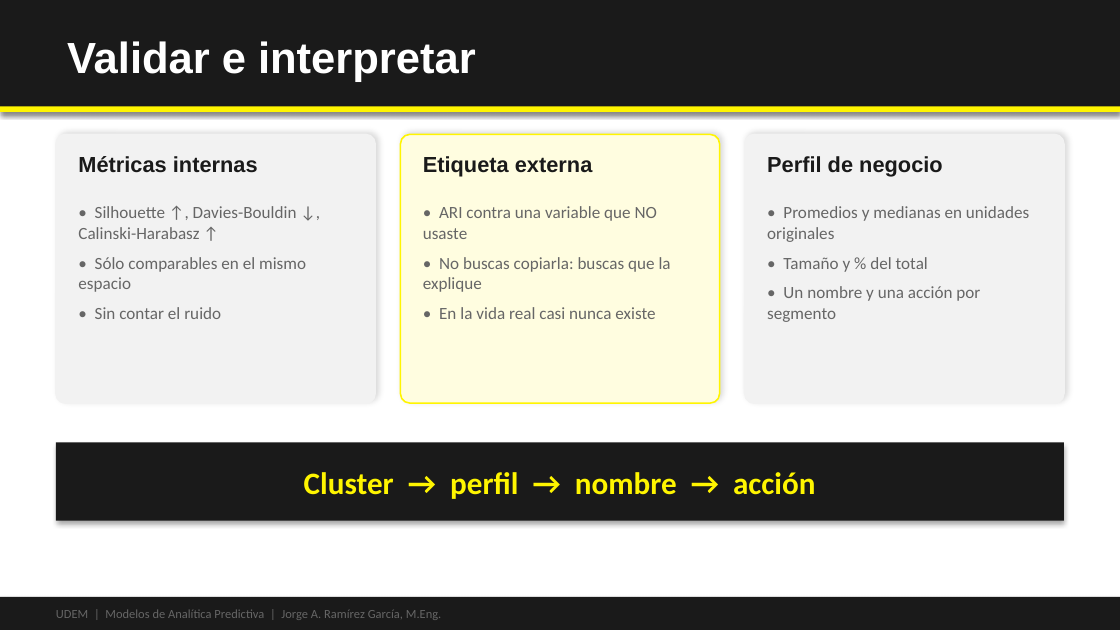
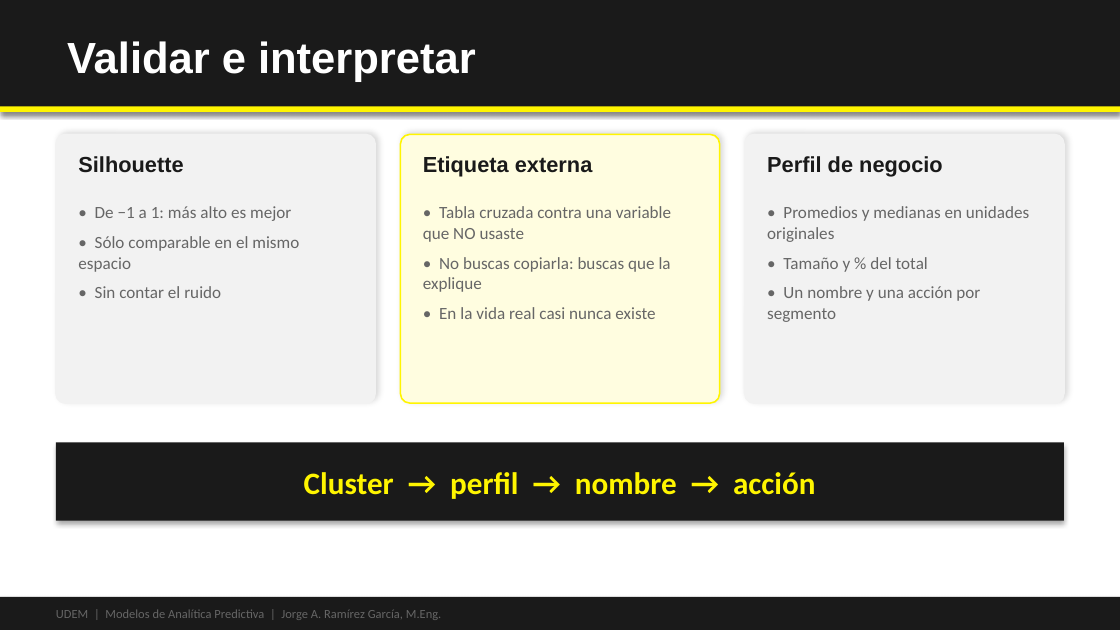
Before and after one commit to Emilio-Guevara/aprendizaje-no-supervisado-EmilioGuevara, a slide deck: slide 6 of 04-caso-integrador/slides/Caso Integrador - De los datos a la decisión - UDEM.pptx. Drawn at 1120x630 pixels with LibreOffice and Linux fonts; fonts in the diff are those of the drawing. Boxes give left, top, right and bottom in pixels: in the first picture for what was removed or moved away, otherwise in the second. Text is boxed around its words. In the diff, an @@ line names an element or a change of style, - is before the commit and + after.

```diff
--- a/04-caso-integrador/slides/Caso Integrador - De los datos a la decisión - UDEM.pptx
+++ b/04-caso-integrador/slides/Caso Integrador - De los datos a la decisión - UDEM.pptx
@@ text at (78, 156, 183, 173): text changed @@
-Métricas internas
+Silhouette
@@ text at (78, 206, 299, 272): text changed @@
-• Silhouette ↑, Davies-Bouldin ↓, Calinski-Harabasz ↑
-• Sólo comparables en el mismo espacio
+• De −1 a 1: más alto es mejor
+• Sólo comparable en el mismo espacio
@@ text at (423, 206, 671, 242): text changed @@
-• ARI contra una variable que NO usaste
+• Tabla cruzada contra una variable que NO usaste
```
Also in this commit, not shown: 5 other slides changed, 22 other files.
